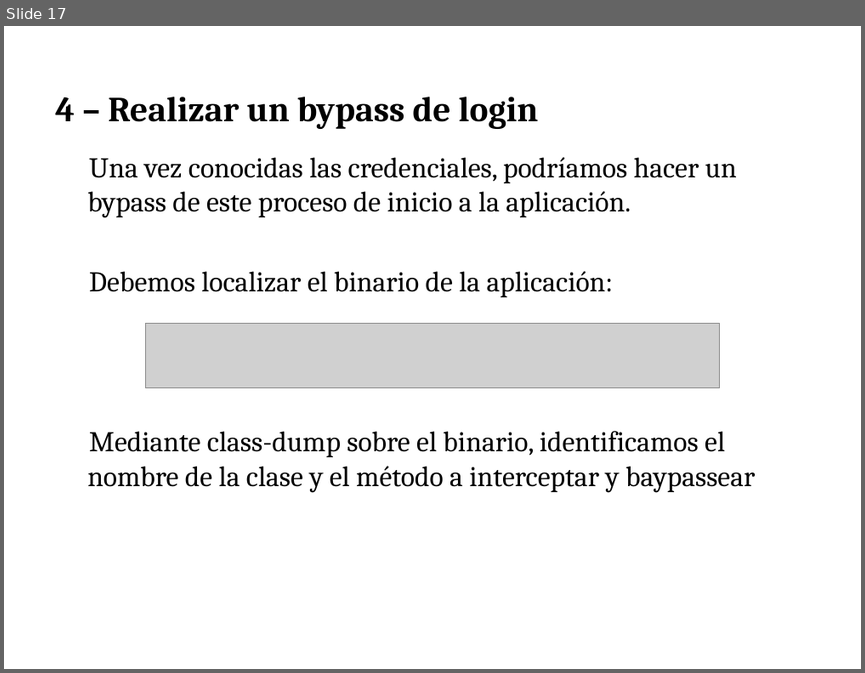
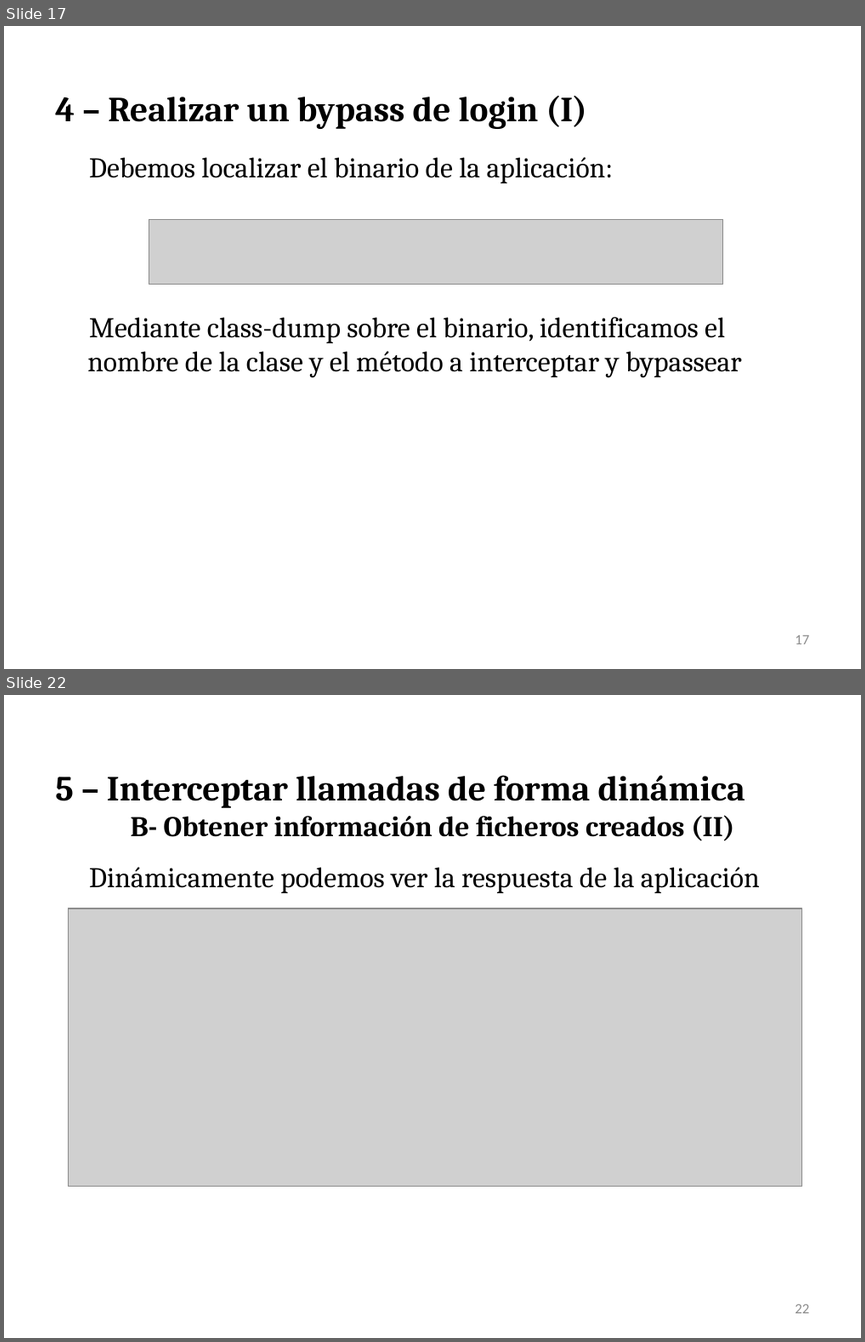
Before and after one commit to press1key/Sistemas-Ubicuos, a slide deck: Cybersecurity Management UPC - Sistemas Ubicuos iOS.pptx. Shown one above the other, each under a label of ours: slide 17 before the commit, slides 17 and 22 after it; the slides between them are not shown. The pictures are 865x673 and 865x1342 pixels, drawn with LibreOffice and Linux fonts; fonts in the diff are those of the drawing; grey boxes stand for pictures. Boxes give left, top, right and bottom in pixels: in the first picture for what was removed or moved away, otherwise in the second. Text is boxed around its words. In the diff, an @@ line names an element or a change of style, - is before the commit and + after.

```diff
--- a/Cybersecurity Management UPC - Sistemas Ubicuos iOS.pptx
+++ b/Cybersecurity Management UPC - Sistemas Ubicuos iOS.pptx
@@ slide 22 added at (4, 695, 861, 1338), background #FFFFFF @@
@@ text added at (55, 775, 745, 841), 24.1 pt, text #000000, bold @@
+5 – Interceptar llamadas de forma dinámica
+B- Obtener información de ficheros creados (II)
@@ text added at (89, 867, 760, 893), 24 pt, text #000000 @@
+Dinámicamente podemos ver la respuesta de la aplicación
@@ picture added at (69, 908, 801, 1186) @@
@@ page number added at (794, 1304, 809, 1313), 12 pt, text #8C8C8C @@
+22
@@ slide 17 changed as well @@
@@ text at (55, 96, 587, 129): text changed @@
-4 – Realizar un bypass de login
+4 – Realizar un bypass de login (I)
@@ text at (87, 157, 737, 218): paragraph removed @@
-Una vez conocidas las credenciales, podríamos hacer un bypass de este proceso de inicio a la aplicación.
@@ picture: place and size @@
-picture at (145, 323, 719, 387)
+picture at (148, 219, 722, 284)
@@ text at (87, 317, 742, 378): text changed @@
-Mediante class-dump sobre el binario, identificamos el nombre de la clase y el método a interceptar y baypassear
+Mediante class-dump sobre el binario, identificamos el nombre de la clase y el método a interceptar y bypassear
@@ page number added at (794, 635, 809, 644), 12 pt, text #8C8C8C @@
+17
```
Also in this commit, not shown: 15 other slides changed, 5 other slides added.
